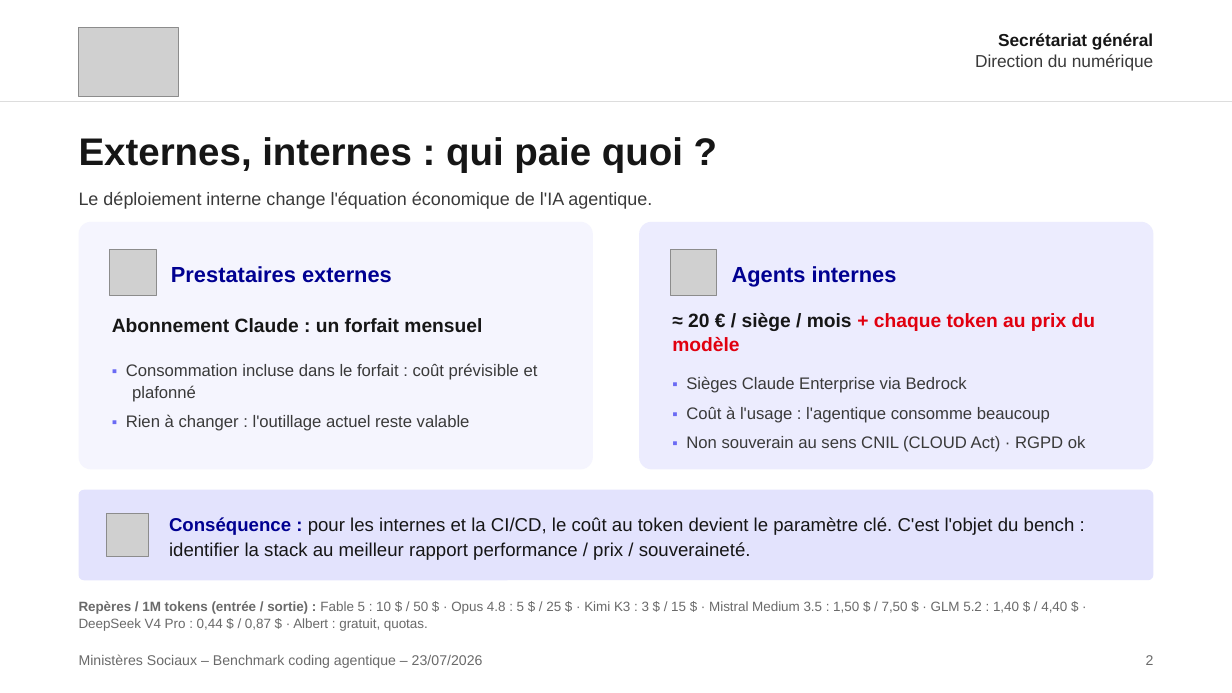
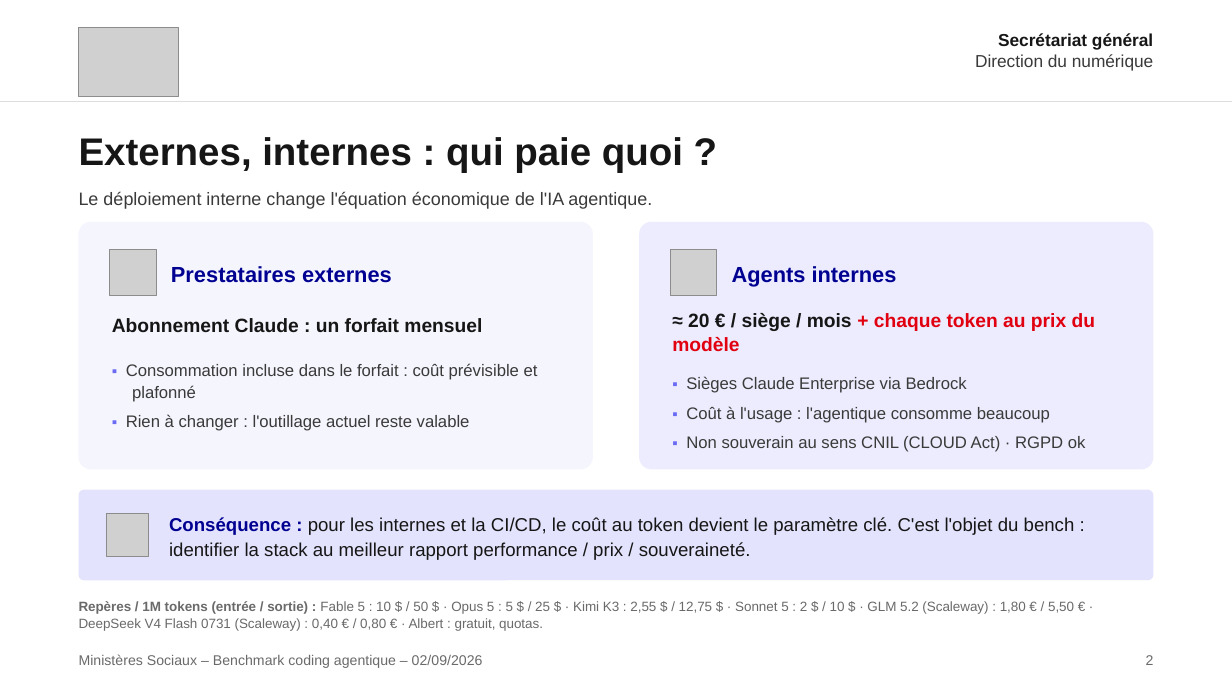
Before and after one commit to SocialGouv/transfo-ia, a slide deck: slide 2 of Livrables/benchHarness/Bench_Coding-Agentique.pptx. Drawn at 1232x693 pixels with LibreOffice and Linux fonts; fonts in the diff are those of the drawing; grey boxes stand for pictures. Boxes give left, top, right and bottom in pixels: in the first picture for what was removed or moved away, otherwise in the second. Text is boxed around its words. In the diff, an @@ line names an element or a change of style, - is before the commit and + after.

```diff
--- a/Livrables/benchHarness/Bench_Coding-Agentique.pptx
+++ b/Livrables/benchHarness/Bench_Coding-Agentique.pptx
@@ text at (79, 601, 1074, 631): text changed @@
-Repères / 1M tokens (entrée / sortie) : Fable 5 : 10 $ / 50 $ · Opus 4.8 : 5 $ / 25 $ · Kimi K3 : 3 $ / 15 $ · Mistral Medium 3.5 : 1,50 $ / 7,50 $ · GLM 5.2 : 1,40 $ / 4,40 $ · DeepSeek V4 Pro : 0,44 $ / 0,87 $ · Albert : gratuit, quotas.
+Repères / 1M tokens (entrée / sortie) : Fable 5 : 10 $ / 50 $ · Opus 5 : 5 $ / 25 $ · Kimi K3 : 2,55 $ / 12,75 $ · Sonnet 5 : 2 $ / 10 $ · GLM 5.2 (Scaleway) : 1,80 € / 5,50 € · DeepSeek V4 Flash 0731 (Scaleway) : 0,40 € / 0,80 € · Albert : gratuit, quotas.
@@ text at (79, 654, 483, 668): text changed @@
-Ministères Sociaux – Benchmark coding agentique – 23/07/2026
+Ministères Sociaux – Benchmark coding agentique – 02/09/2026
```
Also in this commit, not shown: 2 other slides changed, 9 other files.
